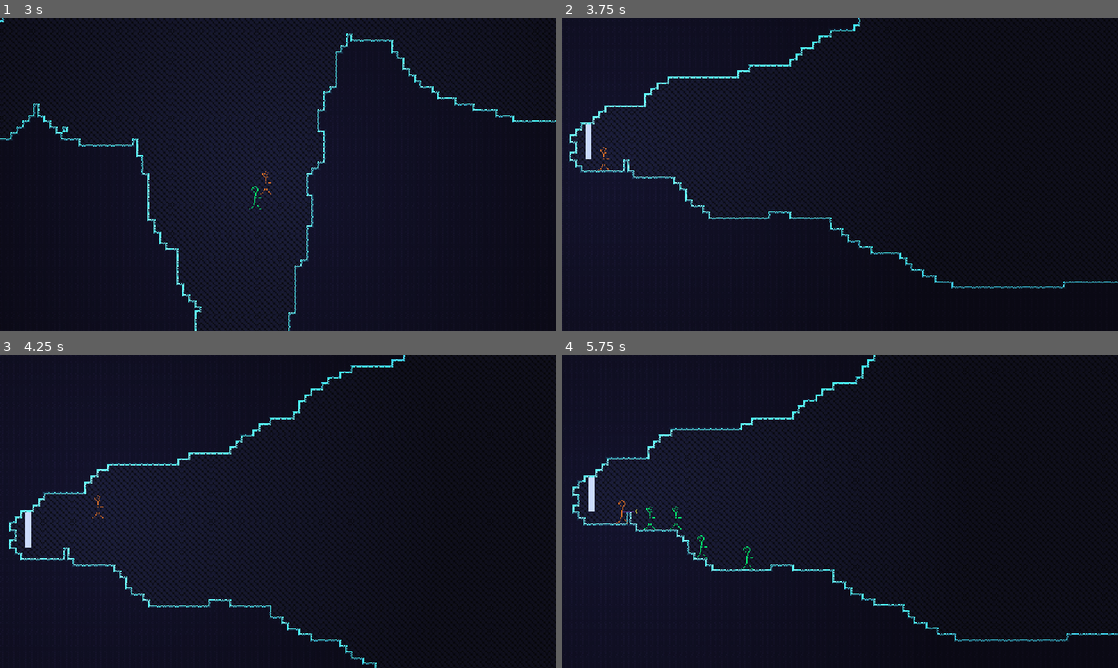
Above: before the commit, frames 1-4 (two rows, left to right).
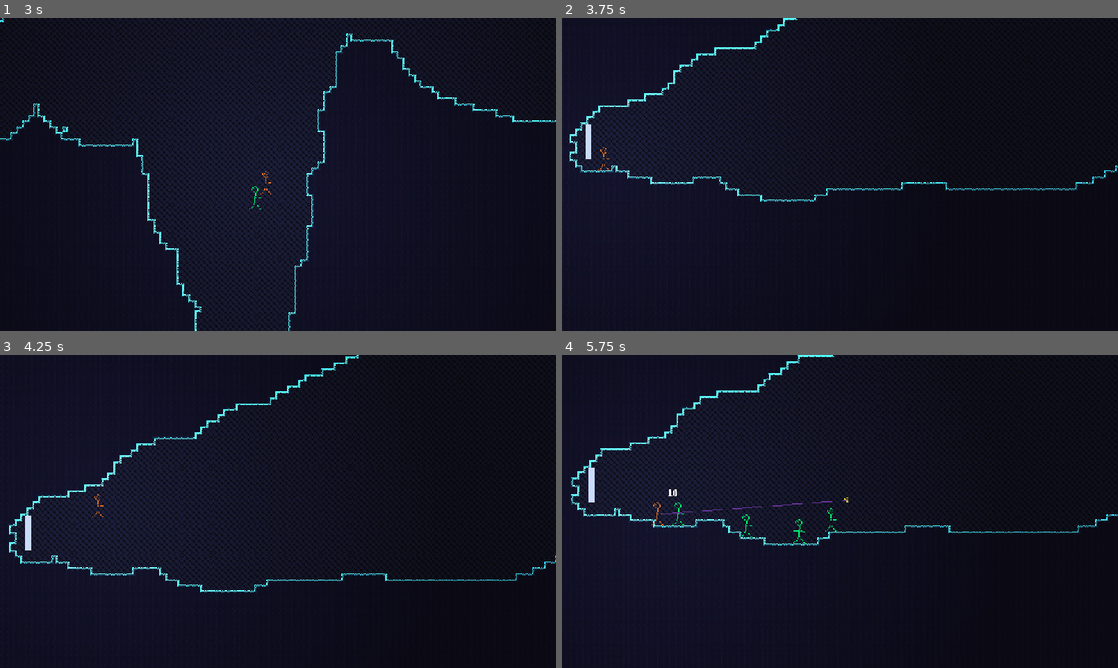
Above: after the commit, the same moments.

Repository: henreedev/exponential-climb
Game: Godot game, scene res://scenes/game.tscn
Same seed, same stepped clock (60 frames per second), same inputs: the game is played once before the commit and once after it. The engine's default icon, where the game draws it, is replaced by a stand-in: a white triangle on a blue panel in a dark square.
Inputs (mouse positions are in pixels of both pictures, inside the frame that each line leads up to):
- Up to frame 1 (3 s): move the mouse to (400, 158) at 0.52 s; press the mouse at (400, 158) at 0.53 s; hold D (move_right) 0.53-2.03 s; tap Space (jump) at 0.77, 1.52 s; move the mouse to (166, 190) at 1.27 s; release the mouse at (166, 190) at 1.28 s; click (166, 190) at 1.35 s; move the mouse to (333, 105) at 2.02 s; hold A (move_left) 2.03-2.78 s; hold Right mouse button (secondary_attack) 2.03-2.78 s; click (333, 105) at 2.3 s; move the mouse to (250, 237) at 2.77 s; hold D (move_right) from 2.78 s (still down); tap Middle mouse button (teleport_enemy) at 2.85 s
- Up to frame 2 (3.75 s): keep holding D (move_right); tap Space (jump) at 3.02 s; click (812, 237) at 3.05 s; move the mouse to (1006, 221) at 3.52 s; hold R (test_generate_new_room) from 3.53 s (still down)
- Up to frame 3 (4.25 s): keep holding D (move_right); keep holding R (test_generate_new_room); tap Space (jump) at 3.77 s; click (444, 558) at 3.8 s
- Up to frame 4 (5.75 s): move the mouse to (673, 464) at 4.27 s; release D (move_right) at 4.28 s; release R (test_generate_new_room) at 4.28 s; hold A (move_left) 4.28-5.03 s; tap Q (toggle_loop) at 4.35 s; tap Space (jump) at 4.52 s; click (673, 464) at 4.55 s; move the mouse to (867, 511) at 5.02 s; press the mouse at (867, 511) at 5.03 s; hold D (move_right) from 5.03 s (still down)

Frame 1 is identical in both runs. In frame 2, 1.8% of the frame differs, in the area x 4-100%, y 0-87%; in frame 3, 11%, in the area x 1-100%, y 0-100%; in frame 4, 9.2%.

Commit message:
enemy levelling based on loop speed

Diff:
--- a/autoload/enemy_spawner.gd
+++ b/autoload/enemy_spawner.gd
@@ -7,12 +7,22 @@
 const ENEMY_COSTS : Dictionary[Enemy.Class, float] = {
 	Enemy.Class.BASIC_MELEE : 0.25
 }
+
+var enemy_level := 1
+var loop_speed_of_next_level := 1.05
+var loop_speed_of_last_level := 1.00
+var enemy_health_mult := 1.0
+var enemy_base_damage_mult := 1.0
+
+
 const WAVE_INTERVAL := 10.0
 var wave_timer := 5.0
 
 func _process(delta):
 	_spawn_wave_on_timer(delta)
+	_process_level_ups(delta)
 
+#region Wave spawning
 func _spawn_wave_on_timer(delta):
 	assert(wave_timer != INF)
 	if wave_timer > 0:
@@ -22,7 +32,6 @@
 		wave_timer = WAVE_INTERVAL / enemy_speed_value
 		spawn_wave(enemy_speed_value)
 
-#region Wave spawning
 func spawn_wave(enemy_speed_value : float):
 	var wave: Array[Enemy.Class] = _choose_wave_to_spawn(enemy_speed_value)
 	for _class in wave:
@@ -81,3 +90,29 @@
 		)
 
 #endregion Spawning
+
+#region Level-up and XP methods
+## Can level down when supplying -1.
+func level_up(direction := 1):
+	enemy_level += direction
+	print("Enemies levelled up to ", enemy_level)
+	enemy_base_damage_mult = calculate_enemy_base_damage_mult(enemy_level)
+	enemy_health_mult = calculate_enemy_health_mult(enemy_level)
+	loop_speed_of_next_level = calculate_next_level_loop_speed(enemy_level)
+
+func _process_level_ups(delta : float):
+	if Loop.display_enemy_speed >= loop_speed_of_next_level:
+		level_up()
+	if Loop.display_enemy_speed <= loop_speed_of_last_level:
+		level_up(-1)
+
+func calculate_next_level_loop_speed(level : int):
+	return pow(1.05, level)
+
+func calculate_enemy_health_mult(level : int):
+	return pow(1.05, level - 1)
+
+func calculate_enemy_base_damage_mult(level : int):
+	return pow(1.025, level - 1)
+
+#endregion Level-up and XP methods
--- a/autoload/global.gd
+++ b/autoload/global.gd
@@ -4,6 +4,10 @@
 signal max_builds_updated
 
 const GRAVITY := 850.0
+
+var time_scale := 1.0
+## The tween used to stop time during freeze frames.
+var freeze_tween : Tween
 
 var player : Player
 var enemy : Enemy
@@ -34,6 +38,15 @@
 		max_builds_updated.emit()
 	max_perks_updated.emit()
 
+func do_freeze_frame(duration : float):
+	if freeze_tween:
+		freeze_tween.kill()
+	freeze_tween = create_tween()
+	freeze_tween.set_pause_mode(Tween.TWEEN_PAUSE_PROCESS)
+	freeze_tween.tween_property(get_tree(), "paused", true, 0.0)
+	freeze_tween.tween_interval(duration)
+	freeze_tween.tween_property(get_tree(), "paused", false, 0.0)
+
 func is_player_collider(body : CollisionObject2D):
 	return body.collision_layer == PLAYER_LAYER
 
--- a/autoload/loop.gd
+++ b/autoload/loop.gd
@@ -175,7 +175,7 @@
 ## Rate is based on floor depth, difficulty chosen, and relevant perks.
 ## TODO
 func get_increase_rate():
-	const INCREASE_RATE = 0.03
+	const INCREASE_RATE = 0.003
 	return INCREASE_RATE
 
 func _process_active_builds(delta: float) -> void:
--- a/scenes/enemy/enemy.tscn
+++ b/scenes/enemy/enemy.tscn
@@ -33,7 +33,7 @@
 [node name="Hurtbox" type="Area2D" parent="."]
 position = Vector2(0, 12)
 collision_layer = 2
-collision_mask = 2
+collision_mask = 0
 
 [node name="HurtboxShape" type="CollisionShape2D" parent="Hurtbox"]
 position = Vector2(0, -12)
--- a/scenes/player/player.tscn
+++ b/scenes/player/player.tscn
@@ -12,7 +12,6 @@
 
 [node name="Player" type="CharacterBody2D"]
 z_index = 1
-collision_layer = 0
 collision_mask = 4
 floor_constant_speed = true
 floor_max_angle = 1.39626
--- a/scripts/enemy/enemy.gd
+++ b/scripts/enemy/enemy.gd
@@ -73,6 +73,15 @@
 var hc : HealthComponent
 #endregion Health
 
+#region Level-ups and XP
+## The experience points given when this enemy is killed.
+var xp : int
+var level : int
+var level_base_health_mod : Mod
+var level_base_damage_mod : Mod
+
+#region Level-ups and XP
+
 #region Attack stats
 ## Determines overall strength, factoring into damage on hit.
 var base_damage : Stat
@@ -89,6 +98,8 @@
 ## The duration the enemy must wait between attacks.
 var attack_cooldown : float
 
+
+
 ## Multiplier on the speed of attacks. Affects attack delay, duration, and cooldown
 var attack_speed : Stat
 #endregion Attack stats
@@ -143,6 +154,8 @@
 	base_damage = Stat.new()
 	base_damage.set_base(enemy_class.base_damage)
 	base_damage.set_type(true)
+	# Increase base damage according to level
+	base_damage.append_mult_mod(EnemySpawner.enemy_base_damage_mult)
 
 	attack_windup = enemy_class.attack_windup
 	attack_winddown = enemy_class.attack_winddown
@@ -158,6 +171,8 @@
 	hc.max_health = Stat.new()
 	hc.max_health.set_base(enemy_class.max_health)
 	hc.max_health.set_type(true)
+	# Increase max health according to level
+	hc.max_health.append_mult_mod(EnemySpawner.enemy_health_mult)
 	hc.died.connect(die)
 	hc.set_health_to_full()
 
@@ -406,8 +421,9 @@
 
 	# Move platforming velocity x in input direction
 	velocity.x = move_toward(velocity.x, direction.x, accel_speed * delta)
-	var repulsion_force : Vector2 = calculate_repulsion_force()
-	velocity.x += repulsion_force.x * delta
+	#var repulsion_force : Vector2 = calculate_repulsion_force()
+	#var repulsion_force : Vector2 = Vector2.ZERO
+	#velocity.x += repulsion_force.x * delta
 	# Gravity
 	if !is_on_floor():
 		velocity.y += gravity.value() * delta
@@ -455,8 +471,12 @@
 		movement_dir.x = 0
 #endregion Pathfinding methods
 
+#region Level-up and XP methods
+
+
+#endregion Level-up and XP methods
+
 #region Stat calculation methods
-
 
 func get_attack_windup():
 	return attack_windup / attack_speed.value()
--- a/scripts/weapons/grapple_hook/grapple_hook.gd
+++ b/scripts/weapons/grapple_hook/grapple_hook.gd
@@ -335,5 +335,5 @@
 	if enemy is Enemy:
 		if deal_damage(3, enemy, get_melee_damage()):
 			enemy.receive_stun(1.00)
-			enemy.receive_knockback(420)
+			enemy.receive_knockback(420 * get_melee_damage_speed_mult())
 #endregion Melee (Attack 2)
